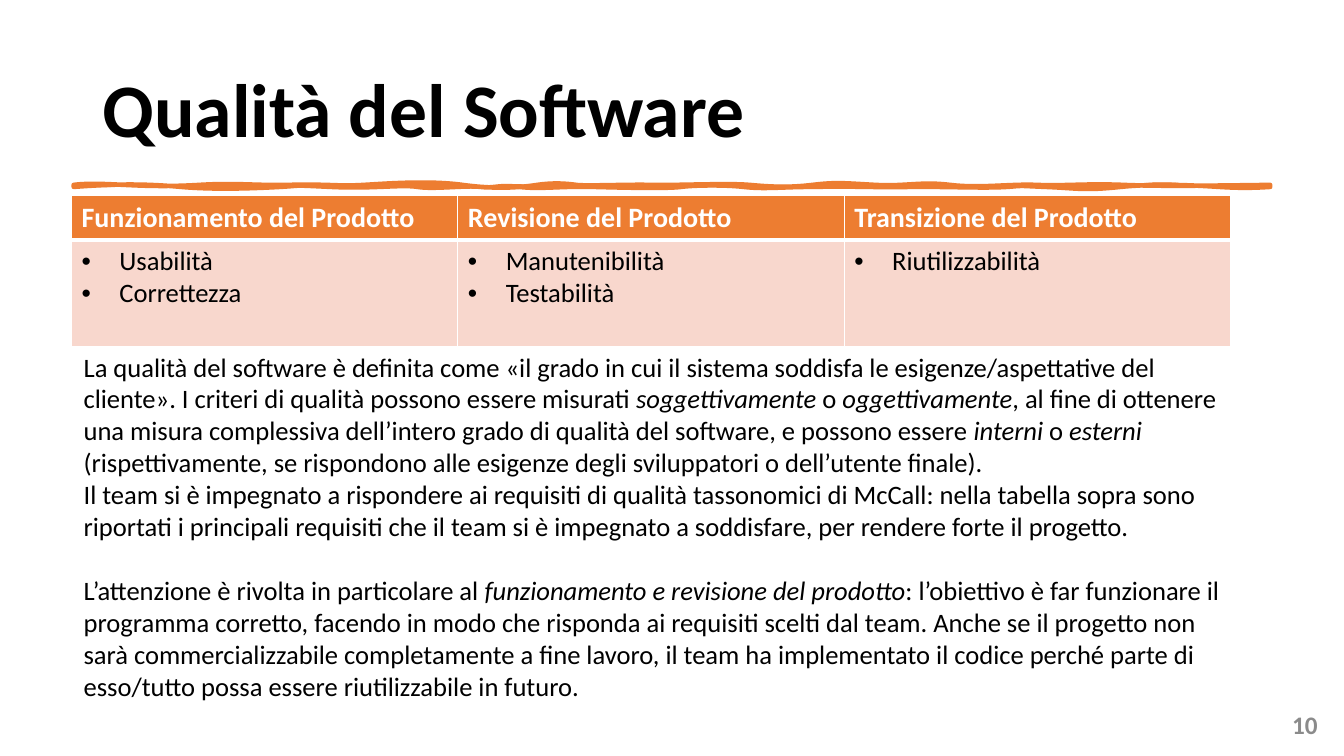
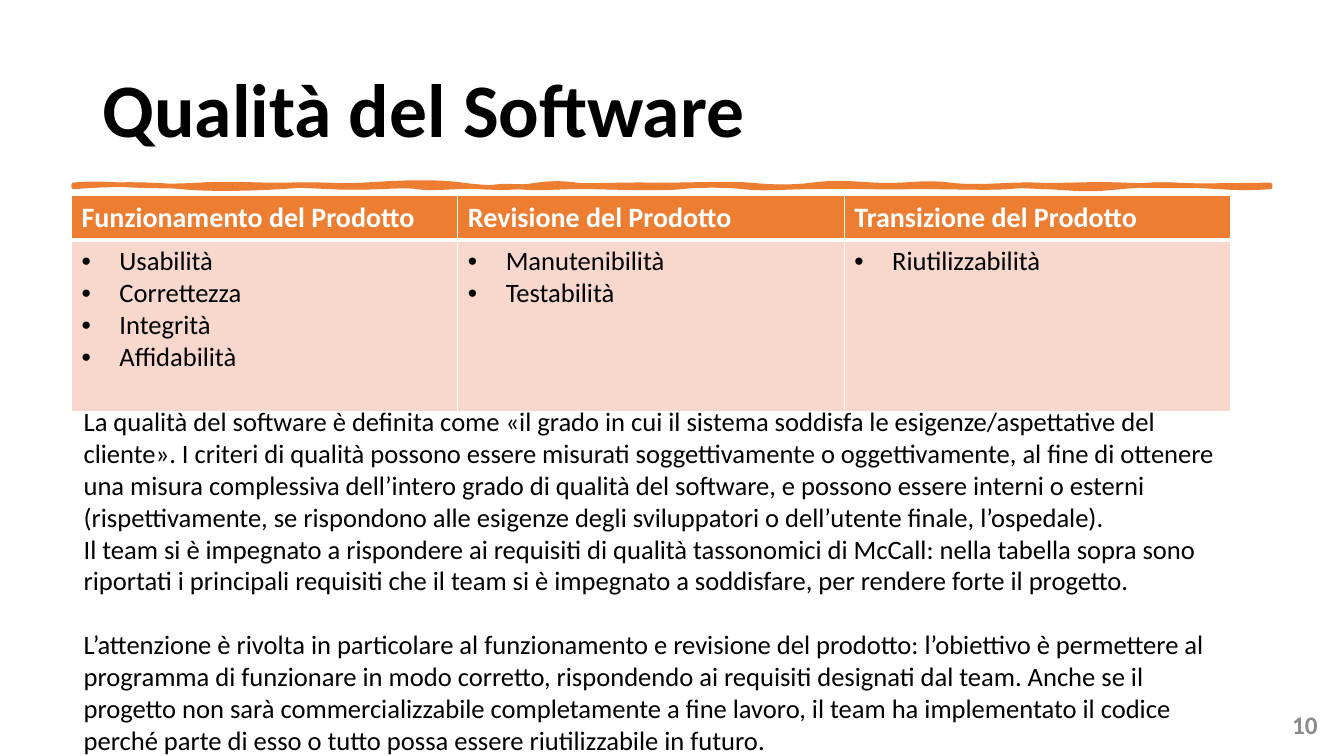
Before and after one commit to mangilimatteo/Progetto_Ingegneria_Software_Cattaneo_Mangili_Saini, a slide deck: slide 10 of Presentazione/Presentazione_Progetto.pptx. Drawn at 1344x756 pixels with LibreOffice and Linux fonts; fonts in the diff are those of the drawing. Boxes give left, top, right and bottom in pixels: in the first picture for what was removed or moved away, otherwise in the second. Text is boxed around its words. In the diff, an @@ line names an element or a change of style, - is before the commit and + after.

Commit message:
Qualità e Requisiti

```diff
--- a/Presentazione/Presentazione_Progetto.pptx
+++ b/Presentazione/Presentazione_Progetto.pptx
@@ table at bbox=[72, 196, 1230, 409] @@
-row 2, column 1: Usabilità / Correttezza
+row 2, column 1: Usabilità / Correttezza / Integrità / Affidabilità
@@ text "La qualità del software è ...": place and size @@
-text "La qualità del software è ..." at bbox=[84, 358, 1219, 701]
+text "La qualità del software è ..." at bbox=[84, 409, 1213, 755]
@@ text at bbox=[84, 409, 1213, 532]: text changed @@
-La qualità del software è definita come «il grado in cui il sistema soddisfa le esigenze/aspettative del cliente». I criteri di qualità possono essere misurati soggettivamente o oggettivamente, al fine di ottenere una misura complessiva dell’intero grado di qualità del software, e possono essere interni o esterni (rispettivamente, se rispondono alle esigenze degli sviluppatori o dell’utente finale).
+La qualità del software è definita come «il grado in cui il sistema soddisfa le esigenze/aspettative del cliente». I criteri di qualità possono essere misurati soggettivamente o oggettivamente, al fine di ottenere una misura complessiva dell’intero grado di qualità del software, e possono essere interni o esterni (rispettivamente, se rispondono alle esigenze degli sviluppatori o dell’utente finale, l’ospedale).
@@ text at bbox=[84, 635, 1203, 755]: text changed @@
-L’attenzione è rivolta in particolare al funzionamento e revisione del prodotto: l’obiettivo è far funzionare il programma corretto, facendo in modo che risponda ai requisiti scelti dal team. Anche se il progetto non sarà commercializzabile completamente a fine lavoro, il team ha implementato il codice perché parte di esso/tutto possa essere riutilizzabile in futuro.
+L’attenzione è rivolta in particolare al funzionamento e revisione del prodotto: l’obiettivo è permettere al programma di funzionare in modo corretto, rispondendo ai requisiti designati dal team. Anche se il progetto non sarà commercializzabile completamente a fine lavoro, il team ha implementato il codice perché parte di esso o tutto possa essere riutilizzabile in futuro.
```
Also in this commit, not shown: 1 other file.
